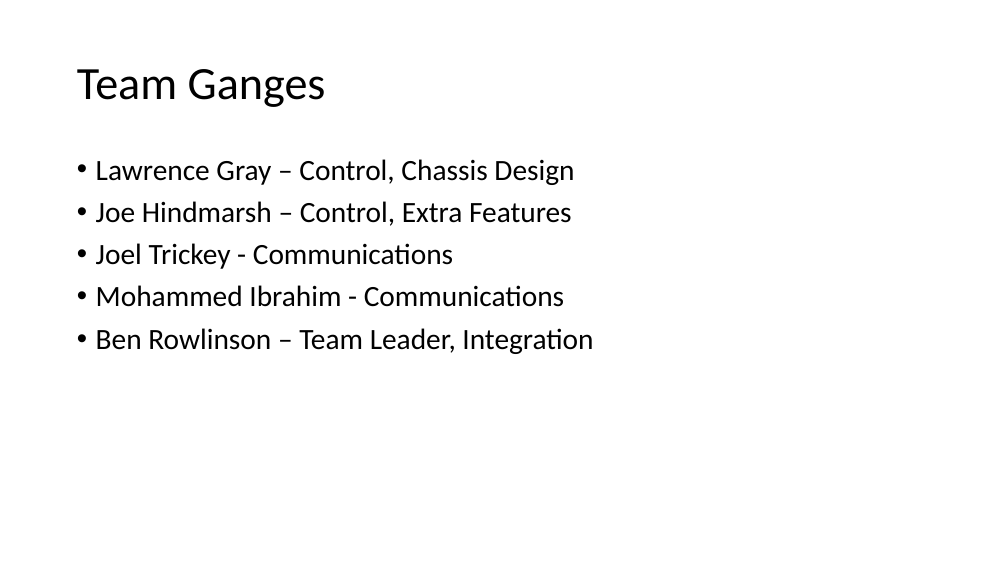
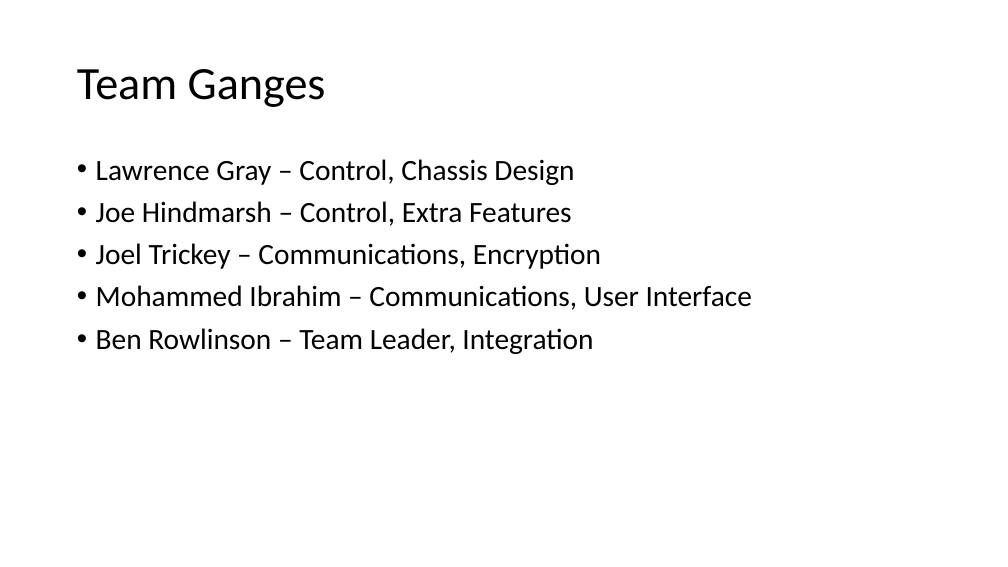
Before and after one commit to ibro-rox/D4-Ganges, a slide deck: slide 2 of Admin/presentation/Team_Ganges_Presentation.pptx. Drawn at 1008x567 pixels with LibreOffice and Linux fonts; fonts in the diff are those of the drawing. Boxes give left, top, right and bottom in pixels: in the first picture for what was removed or moved away, otherwise in the second. Text is boxed around its words. In the diff, an @@ line names an element or a change of style, - is before the commit and + after.

```diff
--- a/Admin/presentation/Team_Ganges_Presentation.pptx
+++ b/Admin/presentation/Team_Ganges_Presentation.pptx
@@ text at <box>96,243,752,310</box>: text changed @@
-• Joel Trickey - Communications
-• Mohammed Ibrahim - Communications
+• Joel Trickey – Communications, Encryption
+• Mohammed Ibrahim – Communications, User Interface
```
Also in this commit, not shown: 2 other slides changed, 5 slides added.
